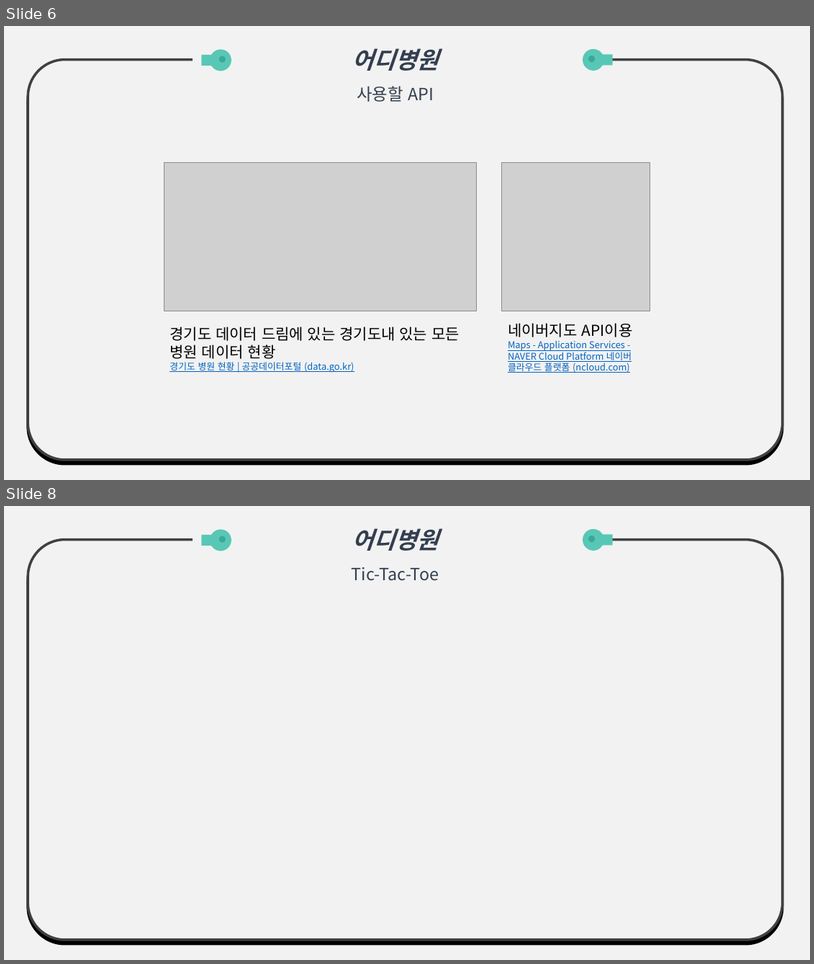
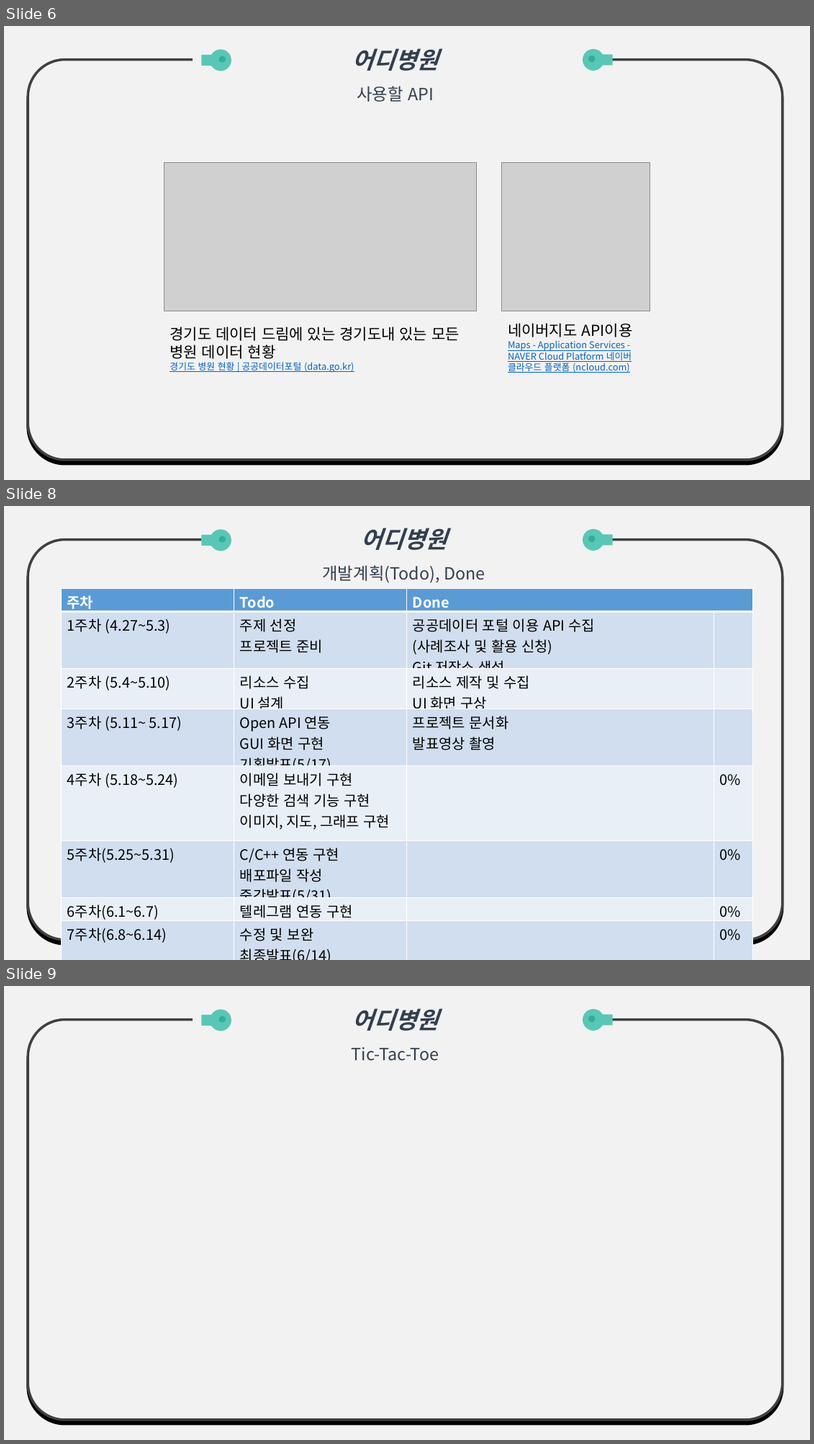
Before and after one commit to WOOLUCY/scriptlang, a slide deck: TermProject/Presentation/Planning/PPT 1.pptx. Shown one above the other, each under a label of ours: slides 6 and 8 before the commit, slides 6, 8 and 9 after it; the slides between them are not shown. The pictures are 814x964 and 814x1444 pixels, drawn with LibreOffice and Linux fonts; fonts in the diff are those of the drawing; grey boxes stand for pictures. Boxes give left, top, right and bottom in pixels: in the first picture for what was removed or moved away, otherwise in the second. Text is boxed around its words. In the diff, an @@ line names an element or a change of style, - is before the commit and + after.

```diff
--- a/TermProject/Presentation/Planning/PPT 1.pptx
+++ b/TermProject/Presentation/Planning/PPT 1.pptx
@@ slide 8 added at [4, 506, 810, 960], background #F2F2F2 @@
@@ rounded rectangle added at [28, 540, 783, 939], fill #F2F2F2, outline #404040 3 pt @@
@@ freeform shape added at [202, 530, 232, 551], fill #59C7B6 @@
@@ freeform shape added at [219, 536, 226, 543], fill #39A999 @@
@@ text added at [323, 528, 485, 583], 20 pt, text #333F50 @@
+어디병원
+개발계획(Todo), Done
@@ freeform shape added at [583, 529, 613, 551], fill #59C7B6 @@
@@ freeform shape added at [589, 536, 596, 542], fill #39A999 @@
@@ table added at [62, 589, 754, 960], 8 rows, 4 columns @@
+주차 | Todo | Done | 
+1주차 (4.27~5.3) | 주제 선정 / 프로젝트 준비 | 공공데이터 포털 이용 API 수집 / (사례조사 및 활용 신청) / Git 저장소 생성 | 
+2주차 (5.4~5.10) | 리소스 수집 / UI 설계 | 리소스 제작 및 수집 / UI 화면 구상 | 
+3주차 (5.11~ 5.17) | Open API 연동 / GUI 화면 구현 / 기획발표(5/17) | 프로젝트 문서화 / 발표영상 촬영 | 
+4주차 (5.18~5.24) | 이메일 보내기 구현 / 다양한 검색 기능 구현 / 이미지, 지도, 그래프 구현 |  | 0%
+5주차(5.25~5.31) | C/C++ 연동 구현 / 배포파일 작성 / 중간발표(5/31) |  | 0%
+6주차(6.1~6.7) | 텔레그램 연동 구현 |  | 0%
+7주차(6.8~6.14) | 수정 및 보완 / 최종발표(6/14) |  | 0%
@@ what was slide 8 is now slide 9 @@
```
Also in this commit, not shown: 2 other files.
